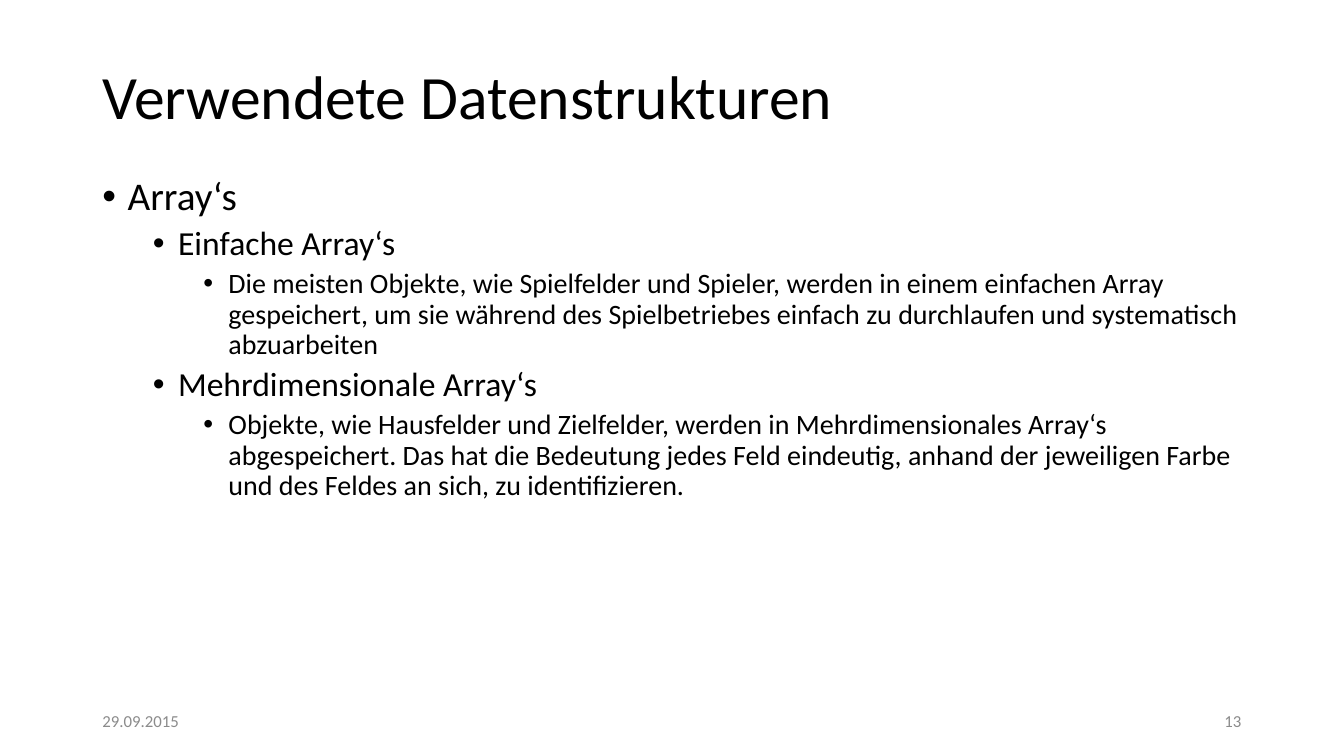
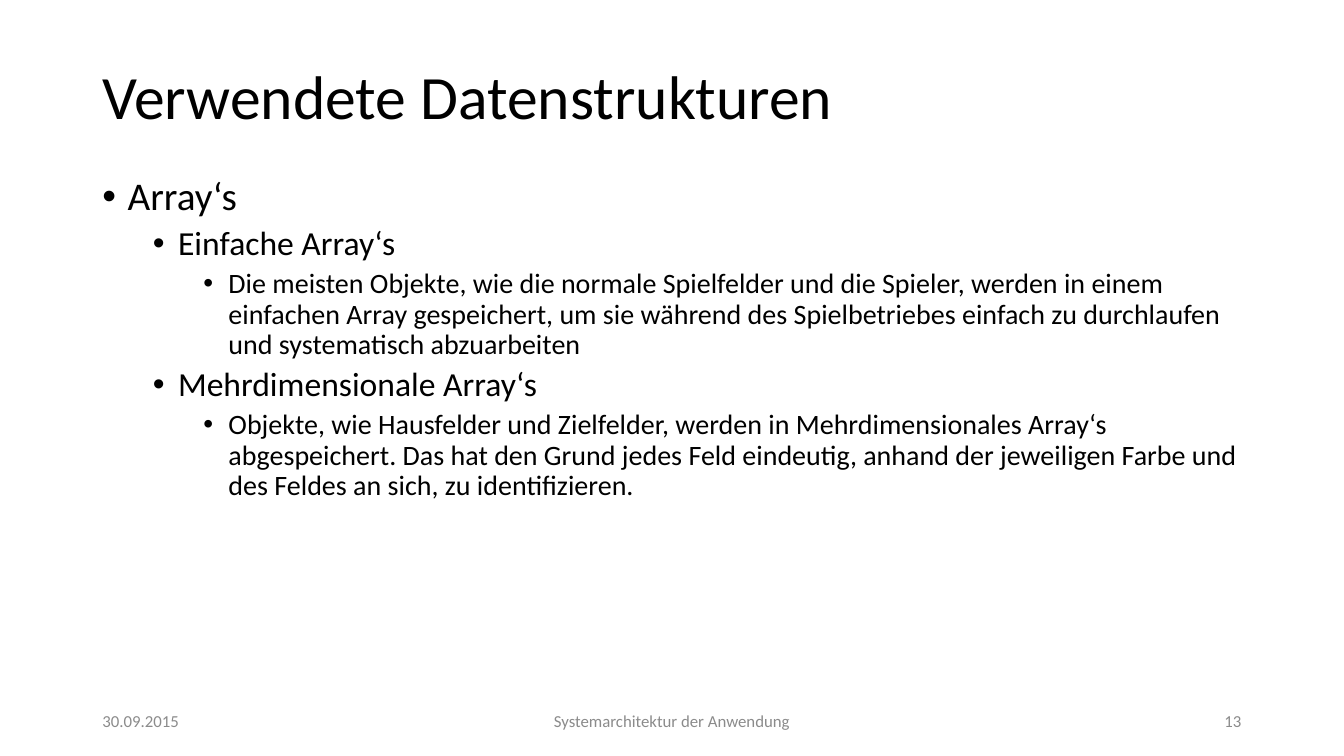
Before and after one commit to lukasleitsch/mensch-aergere-dich-nicht, a slide deck: slide 13 of Finale Präsentation.pptx. Drawn at 1344x756 pixels with LibreOffice and Linux fonts; fonts in the diff are those of the drawing. Boxes give left, top, right and bottom in pixels: in the first picture for what was removed or moved away, otherwise in the second. Text is boxed around its words. In the diff, an @@ line names an element or a change of style, - is before the commit and + after.

```diff
--- a/Finale Präsentation.pptx
+++ b/Finale Präsentation.pptx
@@ text at [228,273,1219,359]: text changed @@
-    • Die meisten Objekte, wie Spielfelder und Spieler, werden in einem einfachen Array gespeichert, um sie während des Spielbetriebes einfach zu durchlaufen und systematisch abzuarbeiten
+    • Die meisten Objekte, wie die normale Spielfelder und die Spieler, werden in einem einfachen Array gespeichert, um sie während des Spielbetriebes einfach zu durchlaufen und systematisch abzuarbeiten
@@ text at [228,414,1236,499]: text changed @@
-    • Objekte, wie Hausfelder und Zielfelder, werden in Mehrdimensionales Array‘s abgespeichert. Das hat die Bedeutung jedes Feld eindeutig, anhand der jeweiligen Farbe und des Feldes an sich, zu identifizieren.
+    • Objekte, wie Hausfelder und Zielfelder, werden in Mehrdimensionales Array‘s abgespeichert. Das hat den Grund jedes Feld eindeutig, anhand der jeweiligen Farbe und des Feldes an sich, zu identifizieren.
@@ text at [102,716,178,727]: text changed @@
-29.09.2015
+30.09.2015
@@ text added at [554,715,790,730], 12 pt, text #8C8C8C @@
+Systemarchitektur der Anwendung
```
Also in this commit, not shown: 21 other slides changed.
